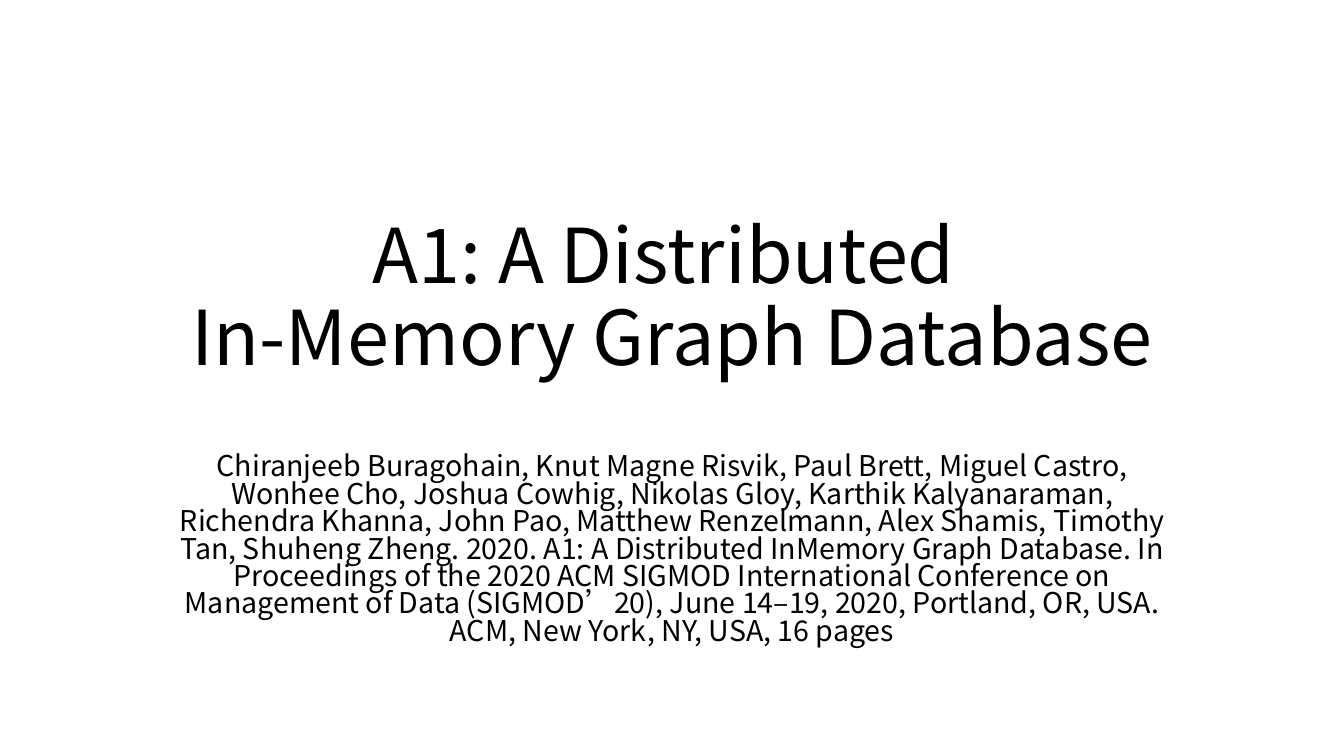
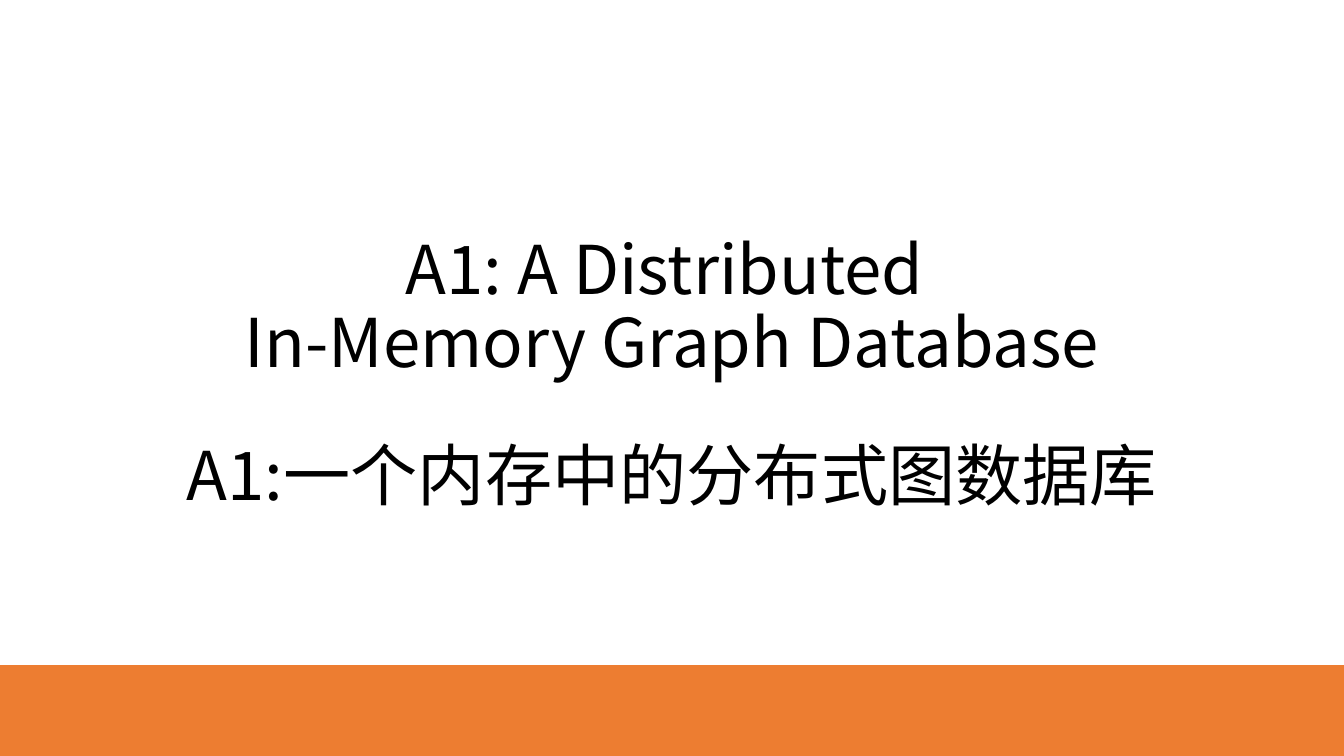
Before and after one commit to HEU-CS/new-database-Yeecoder, a slide deck: slide 1 of S320067135赵博文.pptx. Drawn at 1344x756 pixels with LibreOffice and Linux fonts; fonts in the diff are those of the drawing. Boxes give left, top, right and bottom in pixels: in the first picture for what was removed or moved away, otherwise in the second. Text is boxed around its words. In the diff, an @@ line names an element or a change of style, - is before the commit and + after.

```diff
--- a/S320067135赵博文.pptx
+++ b/S320067135赵博文.pptx
@@ background #FFFFFF to gradient #FFFFFF to #ED7D31 @@
@@ title "A1: A Distributed In-Memory Graph ..." at <box>245,240,1099,383</box>: size 54 to 48 pt @@
@@ subtitle at <box>187,443,1157,506</box>: text changed; size 20.4 to 48 pt @@
-Chiranjeeb Buragohain, Knut Magne Risvik, Paul Brett, Miguel Castro, Wonhee Cho, Joshua Cowhig, Nikolas Gloy, Karthik Kalyanaraman, Richendra Khanna, John Pao, Matthew Renzelmann, Alex Shamis, Timothy Tan, Shuheng Zheng. 2020. A1: A Distributed InMemory Graph Database. In Proceedings of the 2020 ACM SIGMOD International Conference on Management of Data (SIGMOD’20), June 14–19, 2020, Portland, OR, USA. ACM, New York, NY, USA, 16 pages
+A1:一个内存中的分布式图数据库
```
Also in this commit, not shown: 4 other slides changed, 5 slides added, 14 slides removed, 1 other file.
